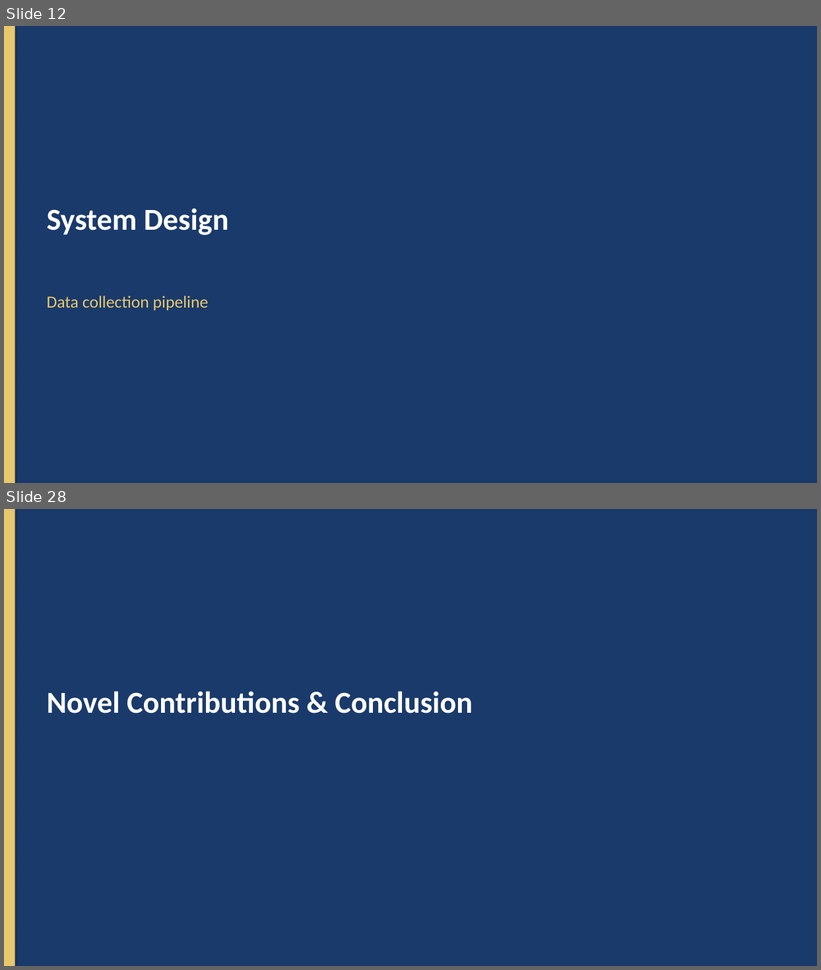
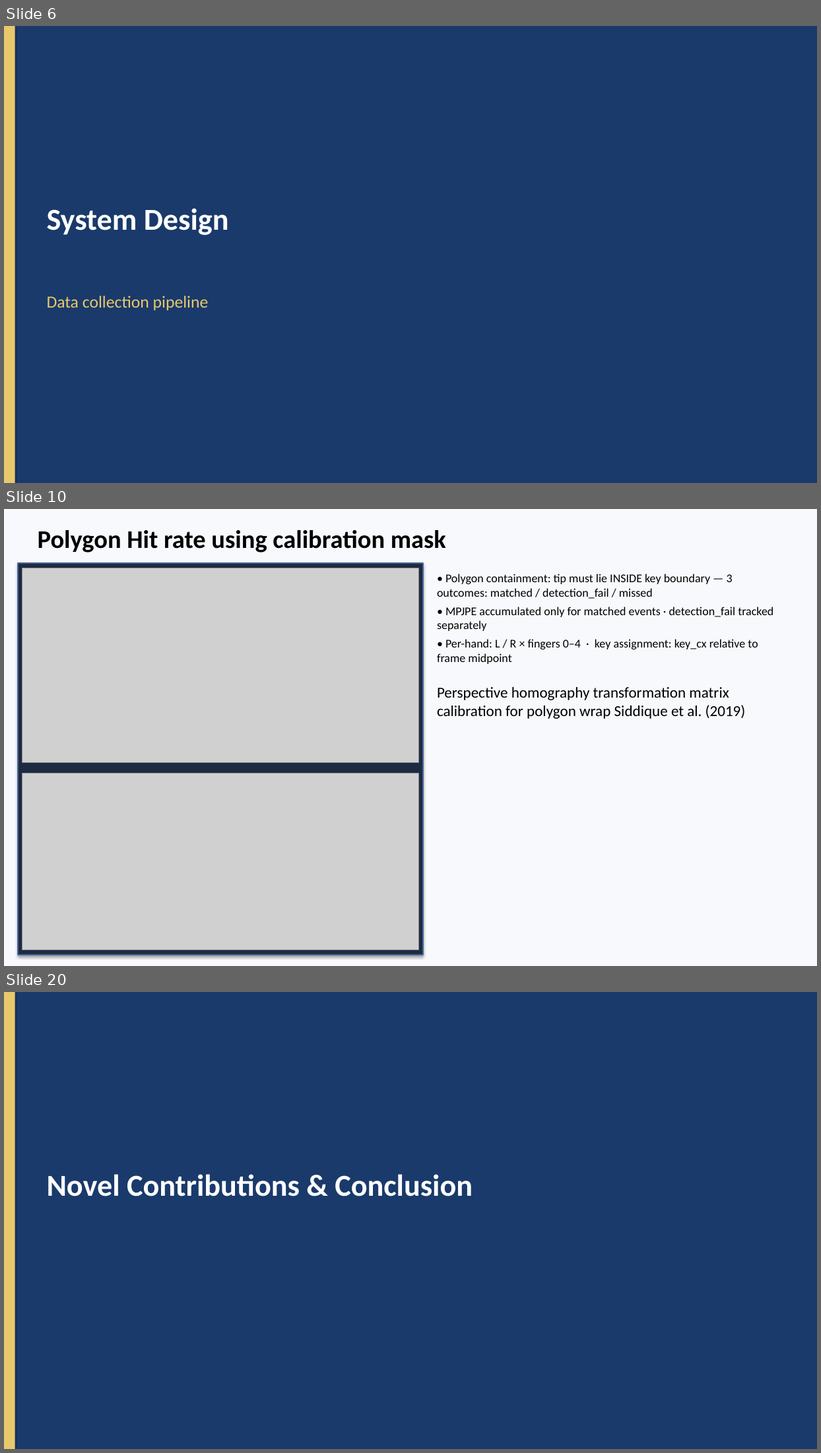
Before and after one commit to AayamRegmi/Comparative-Evaluation-of-Vision-Based-Finger-Tracking-for-Piano-Interaction, a slide deck: Documentation/Piano_Finger_Tracking_Presentation.pptx. Shown one above the other, each under a label of ours: slides 12 and 28 before the commit, slides 6, 10 and 20 after it; the slides between them are not shown. The pictures are 821x970 and 821x1453 pixels, drawn with LibreOffice and Linux fonts; fonts in the diff are those of the drawing; grey boxes stand for pictures. Boxes give left, top, right and bottom in pixels: in the first picture for what was removed or moved away, otherwise in the second. Text is boxed around its words. In the diff, an @@ line names an element or a change of style, - is before the commit and + after.

Commit message:
Update documentation: replace MJMPE with MPJPE in report figures and redesign presentation
- Replace all section-8 chart screenshots in Word report with regenerated MPJPE-labelled plots
- Add MediaPipe-only per-finger MPJPE chart (Fig 8.2.3.b) replacing the combined view
- Redesign PowerPoint to use image placeholders and reduced text across all slides

```diff
--- a/Documentation/Piano_Finger_Tracking_Presentation.pptx
+++ b/Documentation/Piano_Finger_Tracking_Presentation.pptx
@@ slide 10 added at bbox=[4, 509, 817, 966], background #F7F9FC @@
@@ text added at bbox=[38, 530, 446, 553], 30 pt, text #000000, bold @@
+Polygon Hit rate using calibration mask
@@ rectangle added at bbox=[18, 563, 423, 956], fill #1E2A41, outline #4B649B 1.5 pt @@
@@ picture added at bbox=[22, 568, 418, 762] @@
@@ text added at bbox=[437, 574, 774, 719], 14 pt, text #000000 @@
+• Polygon containment: tip must lie INSIDE key boundary — 3 outcomes: matched / detection_fail / missed
+• MPJPE accumulated only for matched events · detection_fail tracked separately
+• Per-hand: L / R × fingers 0–4 · key assignment: key_cx relative to frame midpoint
+Perspective homography transformation matrix calibration for polygon wrap Siddique et al. (2019)
@@ picture added at bbox=[22, 774, 418, 951] @@
@@ what was slide 12 is now slide 6 @@
@@ what was slide 28 is now slide 20 @@
```
Also in this commit, not shown: 14 slides changed, 3 other slides added, 12 slides removed, 1 other file.
